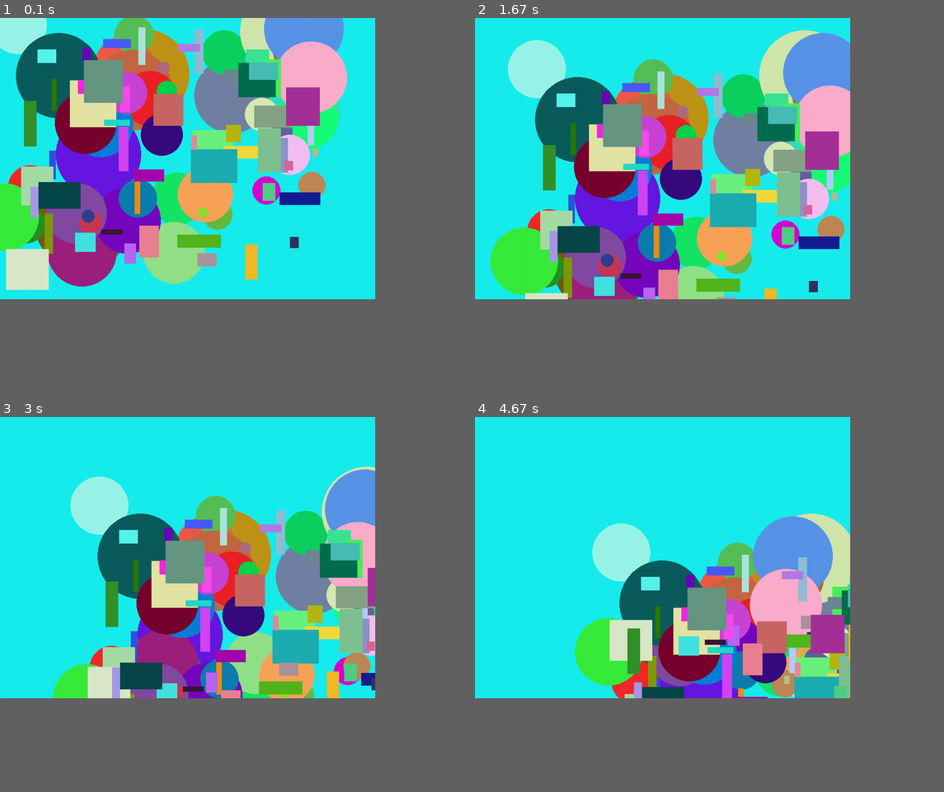
Above: before the commit, frames 1-4 (two rows, left to right).
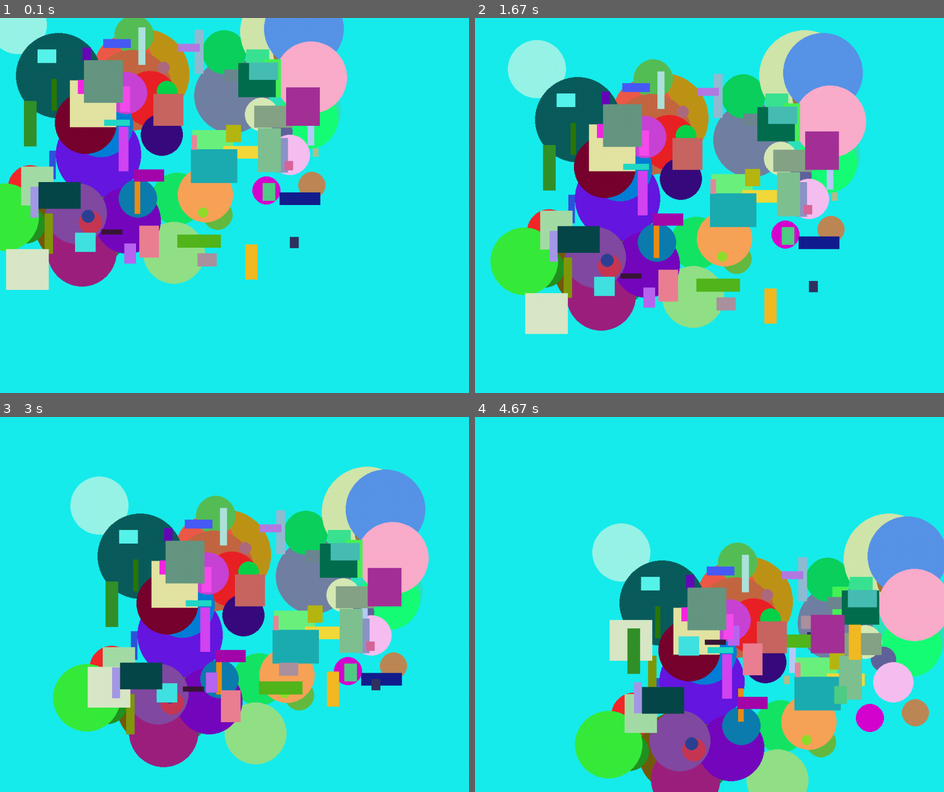
Above: after the commit, the same moments.

Repository: Juan4919/intro-pygame
Game: pygame game, started from main.py
The game is run twice, just before and just after one commit, with the same random seed, the same clock (stepped at 60 frames per second) and the same inputs.
Inputs:
- Up to frame 1 (0.1 s): no input
- Up to frame 2 (1.67 s): no input
- Up to frame 3 (3 s): no input
- Up to frame 4 (4.67 s): no input
The window is 720x540 before the commit and 900x720 after it. Grey fills any space a smaller window leaves; there, only what the larger window draws over its background counts as a difference.

The runs differ from the first frame. In frame 2, 3.7% of the frame differs, in the area x 10-84%, y 6-85%; in frame 3, 15%; in frame 4, 29%, in the area x 21-100%, y 25-100%.

Commit message:
commit py-game

Diff:
--- a/figura_class.py
+++ b/figura_class.py
@@ -11,13 +11,13 @@
         self.vx = vx
         self.vy = vy
 
-    def mover(self):
+    def mover(self,xmax=800,ymax=600):
         self.pos_x += self.vx
         self.pos_y += self.vy
-        if self.pos_x == 800 or self.pos_x==0:
+        if self.pos_x == xmax or self.pos_x==0:
             self.vx = self.vx*-1
 
-        if self.pos_y == 600 or self.pos_y == 0:
+        if self.pos_y == ymax or self.pos_y == 0:
             self.vy = self.vy*-1
 
     def dibujarRectangulo(self,surface):
--- a/main.py
+++ b/main.py
@@ -5,7 +5,9 @@
 #inicializar todos los modulos de pygame, pantallas, objetos, sonidos,teclado,etc
 pg.init()
 #crear la pantalla o sourface
-pantalla = pg.display.set_mode( (800,600) )#definicion de tamaño de pantalla
+X_MAX = 1000
+Y_MAX = 800
+pantalla = pg.display.set_mode( (X_MAX,Y_MAX) )#definicion de tamaño de pantalla
 pg.display.set_caption( "Intro Pygame" )#agregar un titulo a mi ventana
 
 game_over = True
@@ -28,7 +30,7 @@
     pantalla.fill( ( 24, 238, 238) )#asignar un color a la pantalla
 
     for circulos in lista_circulos:
-        circulos.mover()
+        circulos.mover(xmax=X_MAX,ymax=Y_MAX)
         circulos.dibujarCirculo(pantalla)
 
     for rectangulos in lista_rectangulos:
